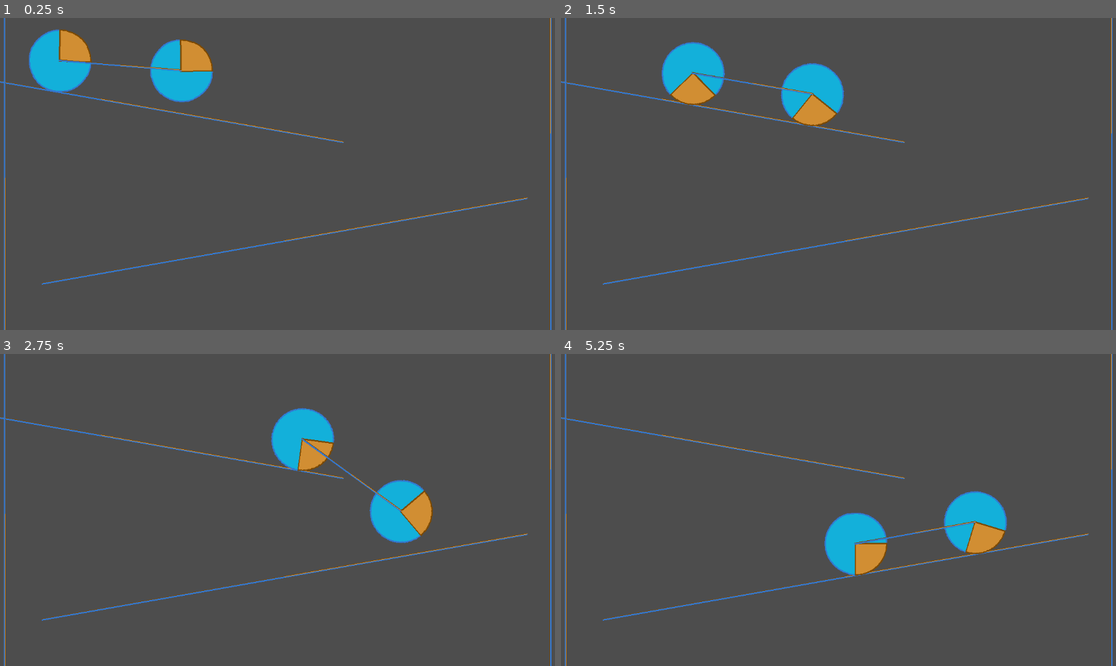
Above: before the commit, frames 1-4 (two rows, left to right).
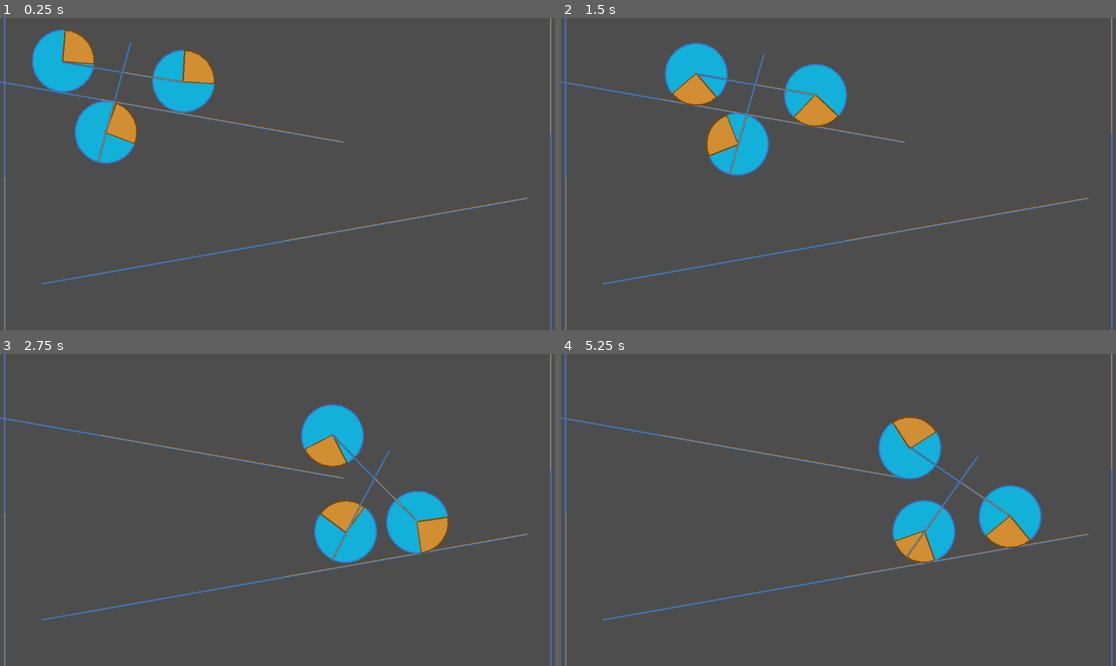
Above: after the commit, the same moments.

Repository: vince-x-zell/PhysicsTests
Game: Godot game, scene res://PinJoint2D/rolling_axle.tscn
The game is run twice, just before and just after one commit, with the same random seed, the same clock (stepped at 60 frames per second) and the same inputs.
Inputs:
- Up to frame 1 (0.25 s): no input
- Up to frame 2 (1.5 s): no input
- Up to frame 3 (2.75 s): no input
- Up to frame 4 (5.25 s): no input

The runs differ from the first frame. In frame 1, 3.8% of the frame differs, in the area x 5-39%, y 3-47%; in frame 2, 2.9%; in frame 3, 6.2%; in frame 4, 7.9%, in the area x 47-87%, y 19-72%.

Commit message:
multipole (bad) we're just messing with Git

Diff:
--- a/PinJoint2D/rolling_axle.tscn
+++ b/PinJoint2D/rolling_axle.tscn
@@ -41,5 +41,23 @@
 node_a = NodePath("..")
 node_b = NodePath("../../Pole")
 
+[node name="WheelDrag" parent="." instance=ExtResource("2_nocoa")]
+position = Vector2(249, 204)
+
+[node name="PinWheelBot" type="PinJoint2D" parent="WheelDrag"]
+position = Vector2(-1, 0)
+node_a = NodePath("..")
+node_b = NodePath("../../DragPole")
+
+[node name="PinWheelBot2" type="PinJoint2D" parent="WheelDrag"]
+position = Vector2(1, -126)
+node_a = NodePath("../../Pole")
+node_b = NodePath("../../DragPole")
+
 [node name="Pole" parent="." instance=ExtResource("3_fn628")]
 position = Vector2(249, 77)
+
+[node name="DragPole" parent="." instance=ExtResource("3_fn628")]
+position = Vector2(249, 140)
+rotation = 1.5708
+scale = Vector2(0.5, 1)
